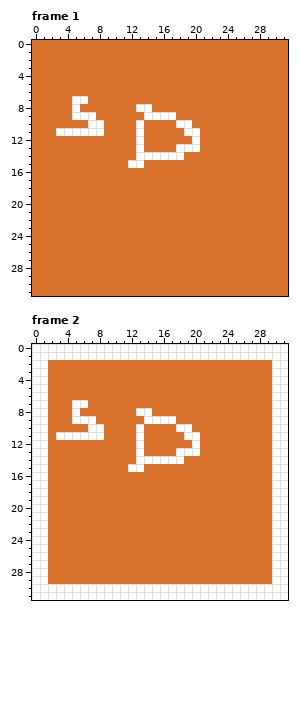
Two versions of one pixel-art file, Assets/Sprites/UI_DepotButton.aseprite. Above is the file before it was changed.
32x32 pixels, 3 frames. Shown: frame 1, frame 2. The commit also changed other frames, which this record leaves out.
Once edited:
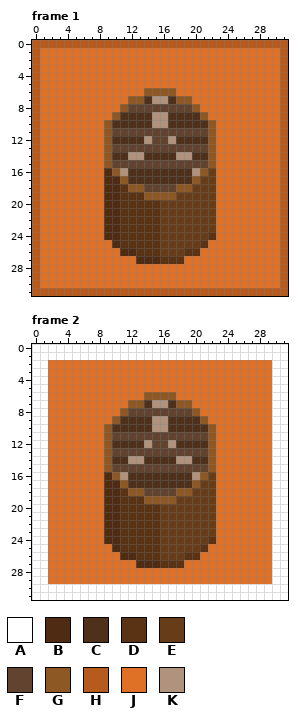
Palette (. is transparent): A #ffffff  B #4e2b12  C #4e301b  D #5a3315  E #673d19  F #61432f  G #8e5825  H #b65b1d  J #df7126  K #b0927d
Changes in this commit:
layer "Layer 2" opacity 27% added
--- frame 1, layer "Layer 2"
@@ x 0..31 @@
- 0 JJJJJJJJJJJJJJJJJJJJJJJJJJJJJJJJ
- 1 JJJJJJJJJJJJJJJJJJJJJJJJJJJJJJJJ
- 2 JJJJJJJJJJJJJJJJJJJJJJJJJJJJJJJJ
- 3 JJJJJJJJJJJJJJJJJJJJJJJJJJJJJJJJ
- 4 JJJJJJJJJJJJJJJJJJJJJJJJJJJJJJJJ
- 5 JJJJJJJJJJJJJJJJJJJJJJJJJJJJJJJJ
- 6 JJJJJJJJJJJJJJJJJJJJJJJJJJJJJJJJ
- 7 JJJJJAAJJJJJJJJJJJJJJJJJJJJJJJJJ
- 8 JJJJJAJJJJJJJAAJJJJJJJJJJJJJJJJJ
- 9 JJJJJAAAJJJJJJAAAAJJJJJJJJJJJJJJ
-10 JJJJJJJAAJJJJAJJJJAAJJJJJJJJJJJJ
-11 JJJAAAAAAJJJJAJJJJJAAJJJJJJJJJJJ
-12 JJJJJJJJJJJJJAJJJJJJAJJJJJJJJJJJ
-13 JJJJJJJJJJJJJAJJJJAAAJJJJJJJJJJJ
-14 JJJJJJJJJJJJJAAAAAAJJJJJJJJJJJJJ
-15 JJJJJJJJJJJJAAJJJJJJJJJJJJJJJJJJ
-16 JJJJJJJJJJJJJJJJJJJJJJJJJJJJJJJJ
-17 JJJJJJJJJJJJJJJJJJJJJJJJJJJJJJJJ
-18 JJJJJJJJJJJJJJJJJJJJJJJJJJJJJJJJ
-19 JJJJJJJJJJJJJJJJJJJJJJJJJJJJJJJJ
-20 JJJJJJJJJJJJJJJJJJJJJJJJJJJJJJJJ
-21 JJJJJJJJJJJJJJJJJJJJJJJJJJJJJJJJ
-22 JJJJJJJJJJJJJJJJJJJJJJJJJJJJJJJJ
-23 JJJJJJJJJJJJJJJJJJJJJJJJJJJJJJJJ
-24 JJJJJJJJJJJJJJJJJJJJJJJJJJJJJJJJ
-25 JJJJJJJJJJJJJJJJJJJJJJJJJJJJJJJJ
-26 JJJJJJJJJJJJJJJJJJJJJJJJJJJJJJJJ
-27 JJJJJJJJJJJJJJJJJJJJJJJJJJJJJJJJ
-28 JJJJJJJJJJJJJJJJJJJJJJJJJJJJJJJJ
-29 JJJJJJJJJJJJJJJJJJJJJJJJJJJJJJJJ
-30 JJJJJJJJJJJJJJJJJJJJJJJJJJJJJJJJ
-31 JJJJJJJJJJJJJJJJJJJJJJJJJJJJJJJJ
+ 0 HHHHHHHHHHHHHHHHHHHHHHHHHHHHHHHH
+ 1 HJJJJJJJJJJJJJJJJJJJJJJJJJJJJJJH
+ 2 HJJJJJJJJJJJJJJJJJJJJJJJJJJJJJJH
+ 3 HJJJJJJJJJJJJJJJJJJJJJJJJJJJJJJH
+ 4 HJJJJJJJJJJJJJJJJJJJJJJJJJJJJJJH
+ 5 HJJJJJJJJJJJJJJJJJJJJJJJJJJJJJJH
+ 6 HJJJJJJJJJJJJJGGGGJJJJJJJJJJJJJH
+ 7 HJJJJJJJJJJJGGCKKCGGJJJJJJJJJJJH
+ 8 HJJJJJJJJJJGFFFFFFFFGJJJJJJJJJJH
+ 9 HJJJJJJJJJGCCCCKKCCCCGJJJJJJJJJH
+10 HJJJJJJJJGCCCCCKKCCCCCGJJJJJJJJH
+11 HJJJJJJJJGFFFFFFFFFFFFGJJJJJJJJH
+12 HJJJJJJJJGCCCCKFFKCCCCGJJJJJJJJH
+13 HJJJJJJJJGFFFFFFFFFFFFGJJJJJJJJH
+14 HJJJJJJJJGCCKKCCCCKKCCGJJJJJJJJH
+15 HJJJJJJJJGFFFFFFFFFFFFGJJJJJJJJH
+16 HJJJJJJJJBGKCCCCCCCCKGEJJJJJJJJH
+17 HJJJJJJJJBBGCCCCCCCCGEEJJJJJJJJH
+18 HJJJJJJJJBBDGGFFFFGGEEEJJJJJJJJH
+19 HJJJJJJJJBBDDDGGGGEEEEEJJJJJJJJH
+20 HJJJJJJJJBBDDDDDEEEEEEEJJJJJJJJH
+21 HJJJJJJJJBBDDDDDEEEEEEEJJJJJJJJH
+22 HJJJJJJJJBBDDDDDEEEEEEEJJJJJJJJH
+23 HJJJJJJJJBBDDDDDEEEEEEEJJJJJJJJH
+24 HJJJJJJJJBBDDDDDEEEEEEDJJJJJJJJH
+25 HJJJJJJJJJBDDDDDEEEEEDJJJJJJJJJH
+26 HJJJJJJJJJJBBDDDEEEDDJJJJJJJJJJH
+27 HJJJJJJJJJJJJBBBDDDJJJJJJJJJJJJH
+28 HJJJJJJJJJJJJJJJJJJJJJJJJJJJJJJH
+29 HJJJJJJJJJJJJJJJJJJJJJJJJJJJJJJH
+30 HJJJJJJJJJJJJJJJJJJJJJJJJJJJJJJH
+31 HHHHHHHHHHHHHHHHHHHHHHHHHHHHHHHH
--- frame 2, layer "Layer 2"
@@ x 0..31 @@
  5 AAJJJJJJJJJJJJJJJJJJJJJJJJJJJJAA
- 6 AAJJJJJJJJJJJJJJJJJJJJJJJJJJJJAA
- 7 AAJJJAAJJJJJJJJJJJJJJJJJJJJJJJAA
- 8 AAJJJAJJJJJJJAAJJJJJJJJJJJJJJJAA
- 9 AAJJJAAAJJJJJJAAAAJJJJJJJJJJJJAA
-10 AAJJJJJAAJJJJAJJJJAAJJJJJJJJJJAA
-11 AAJAAAAAAJJJJAJJJJJAAJJJJJJJJJAA
-12 AAJJJJJJJJJJJAJJJJJJAJJJJJJJJJAA
-13 AAJJJJJJJJJJJAJJJJAAAJJJJJJJJJAA
-14 AAJJJJJJJJJJJAAAAAAJJJJJJJJJJJAA
-15 AAJJJJJJJJJJAAJJJJJJJJJJJJJJJJAA
-16 AAJJJJJJJJJJJJJJJJJJJJJJJJJJJJAA
-17 AAJJJJJJJJJJJJJJJJJJJJJJJJJJJJAA
-18 AAJJJJJJJJJJJJJJJJJJJJJJJJJJJJAA
-19 AAJJJJJJJJJJJJJJJJJJJJJJJJJJJJAA
-20 AAJJJJJJJJJJJJJJJJJJJJJJJJJJJJAA
-21 AAJJJJJJJJJJJJJJJJJJJJJJJJJJJJAA
-22 AAJJJJJJJJJJJJJJJJJJJJJJJJJJJJAA
-23 AAJJJJJJJJJJJJJJJJJJJJJJJJJJJJAA
-24 AAJJJJJJJJJJJJJJJJJJJJJJJJJJJJAA
-25 AAJJJJJJJJJJJJJJJJJJJJJJJJJJJJAA
-26 AAJJJJJJJJJJJJJJJJJJJJJJJJJJJJAA
-27 AAJJJJJJJJJJJJJJJJJJJJJJJJJJJJAA
+ 6 AAJJJJJJJJJJJJGGGGJJJJJJJJJJJJAA
+ 7 AAJJJJJJJJJJGGCKKCGGJJJJJJJJJJAA
+ 8 AAJJJJJJJJJGFFFFFFFFGJJJJJJJJJAA
+ 9 AAJJJJJJJJGCCCCKKCCCCGJJJJJJJJAA
+10 AAJJJJJJJGCCCCCKKCCCCCGJJJJJJJAA
+11 AAJJJJJJJGFFFFFFFFFFFFGJJJJJJJAA
+12 AAJJJJJJJGCCCCKFFKCCCCGJJJJJJJAA
+13 AAJJJJJJJGFFFFFFFFFFFFGJJJJJJJAA
+14 AAJJJJJJJGCCKKCCCCKKCCGJJJJJJJAA
+15 AAJJJJJJJGFFFFFFFFFFFFGJJJJJJJAA
+16 AAJJJJJJJBGKCCCCCCCCKGEJJJJJJJAA
+17 AAJJJJJJJBBGCCCCCCCCGEEJJJJJJJAA
+18 AAJJJJJJJBBDGGFFFFGGEEEJJJJJJJAA
+19 AAJJJJJJJBBDDDGGGGEEEEEJJJJJJJAA
+20 AAJJJJJJJBBDDDDDEEEEEEEJJJJJJJAA
+21 AAJJJJJJJBBDDDDDEEEEEEEJJJJJJJAA
+22 AAJJJJJJJBBDDDDDEEEEEEEJJJJJJJAA
+23 AAJJJJJJJBBDDDDDEEEEEEEJJJJJJJAA
+24 AAJJJJJJJBBDDDDDEEEEEEDJJJJJJJAA
+25 AAJJJJJJJJBDDDDDEEEEEDJJJJJJJJAA
+26 AAJJJJJJJJJBBDDDEEEDDJJJJJJJJJAA
+27 AAJJJJJJJJJJJBBBDDDJJJJJJJJJJJAA
 28 AAJJJJJJJJJJJJJJJJJJJJJJJJJJJJAA
